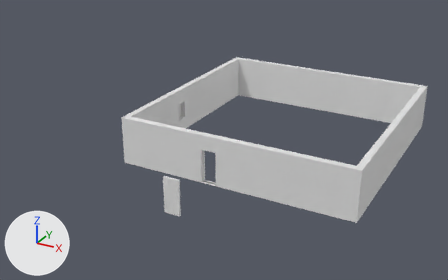
One commit to the Blender file House.blend: the scene before it, then after it.
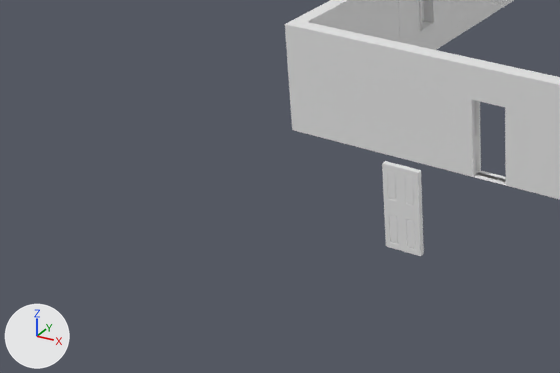
Each version appears first whole from a 50 mm lens placed at (21.91, -39.04, 16.73), pointed at (4.29, -7.0, 0.71), and next in a close-up on the part from 0% to 53% of the width and 38% to 95% of the height. Every picture has the same lights, and +X, +Y and +Z are marked at lower left. The older version's two pictures come first.

The older version as bpy lines, for what is in view:
```python
me_cube_001 = bpy.data.meshes.new('Cube.001')
me_cube_001.from_pydata(...)  # 83 vertices, 55 faces; spans x -0.41..0.226, y -0.333..0.333, z 0.0..1.4
me_cube_019 = bpy.data.meshes.new('Cube.019')
me_cube_019.from_pydata(...)  # a box spanning x -1.0..1.0, y -1.0..1.0, z 0.0..2.0
me_cube_026 = bpy.data.meshes.new('Cube.026')
me_cube_026.from_pydata(...)  # a box spanning x -1.0..1.0, y -1.0..1.0, z 0.0..2.0
ob_straight_wall_005 = bpy.data.objects.new('Straight Wall.005', me_cube_019)
ob_straight_wall_005.location = (0.0, -8.4, 0.0)
ob_straight_wall_005.scale = (0.2, 1.4, 1.5)
ob_straight_wall_012 = bpy.data.objects.new('Straight Wall.012', me_cube_026)
ob_straight_wall_012.location = (3.0, -11.4, 0.0)
ob_straight_wall_012.rotation_euler = (0.0, 0.0, -1.571)  # degrees (0, 0, -90)
ob_straight_wall_012.scale = (0.2, 1.4, 1.5)
ob_straight_wall_016 = bpy.data.objects.new('Straight Wall.016', me_cube_001)
ob_straight_wall_016.location = (5.8, -15.4, 0.0)
ob_straight_wall_016.rotation_euler = (0.0, 0.0, -1.571)  # degrees (0, 0, -90)
ob_straight_wall_016.scale = (0.2, 1.4, 1.5)
# also in view: 'Straight Wall.006' at (0.01, -5.59, 1.5); 'Straight Wall.013' at (5.8, -11.4, 1.5); 'Straight Wall.014' at (8.6, -11.4, 1.5); 'Straight Wall.007' at (0.0, -2.8, 1.5); 'Corner Wall.003' at (0.7, -10.7, 1.5)
```
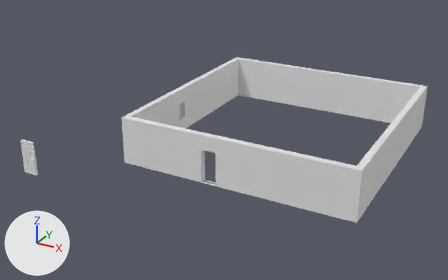
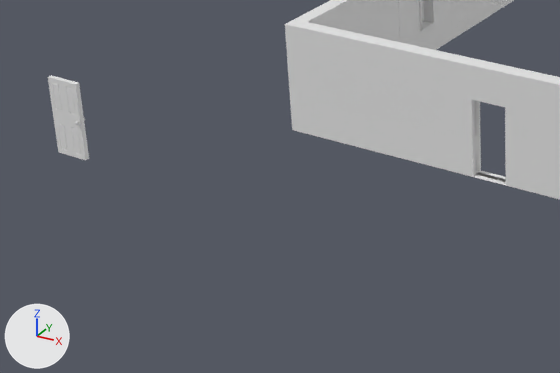
Location of each change, (x1, y1, x2, y2) in pixels of the close-ups (560 x 373 px):
```json
{"object": "Straight Wall.016", "change": "deleted", "before": [382, 161, 424, 256]}
{"object": "Knob.002", "change": "added", "after": [48, 75, 89, 160]}
```

Edits to the scene script, one JSON object a line:
```json
{"op": "add", "block": "me_cube_009", "code": ["me_cube_009 = bpy.data.meshes.new('Cube.009')", "me_cube_009.from_pydata(...)  # 2815 vertices, 2474 faces; spans x -0.22..1.99, y -0.06..0.57, z -0.63..0.69"]}
{"op": "remove", "block": "ob_straight_wall_016", "code": ["ob_straight_wall_016 = bpy.data.objects.new('Straight Wall.016', me_cube_001)", "ob_straight_wall_016.location = (5.8, -15.4, 0.0)", "ob_straight_wall_016.rotation_euler = (0.0, 0.0, -1.571)  # degrees (0, 0, -90)", "ob_straight_wall_016.scale = (0.2, 1.4, 1.5)"]}
{"op": "add", "block": "ob_knob_002", "code": ["ob_knob_002 = bpy.data.objects.new('Knob.002', me_cube_009)", "ob_knob_002.location = (-3.77, -15.61, 1.01)", "ob_knob_002.rotation_euler = (0.0, 0.0, 1.571)  # degrees (0, 0, 90)", "ob_knob_002.scale = (0.134, 1.49, 1.6)"]}
```
